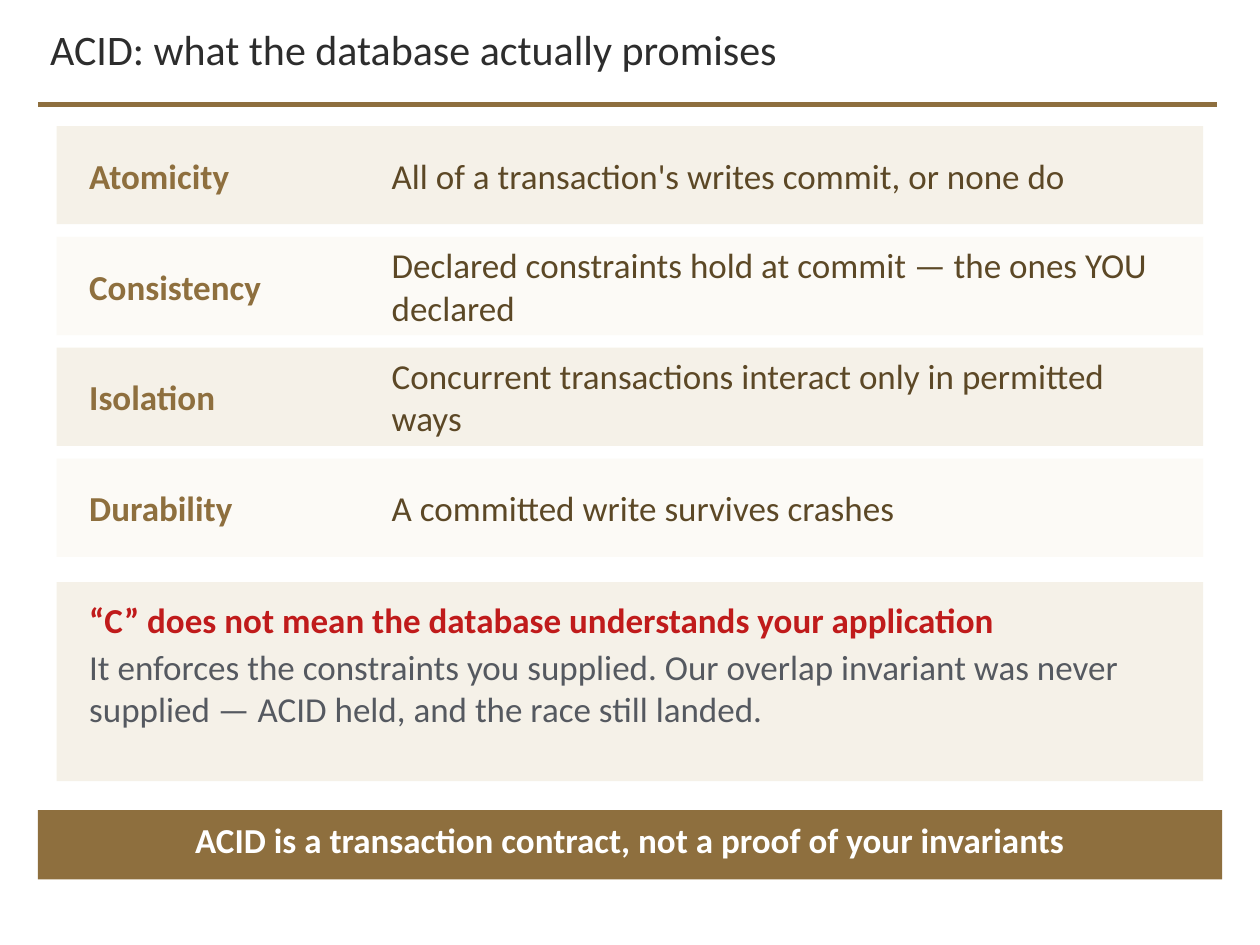
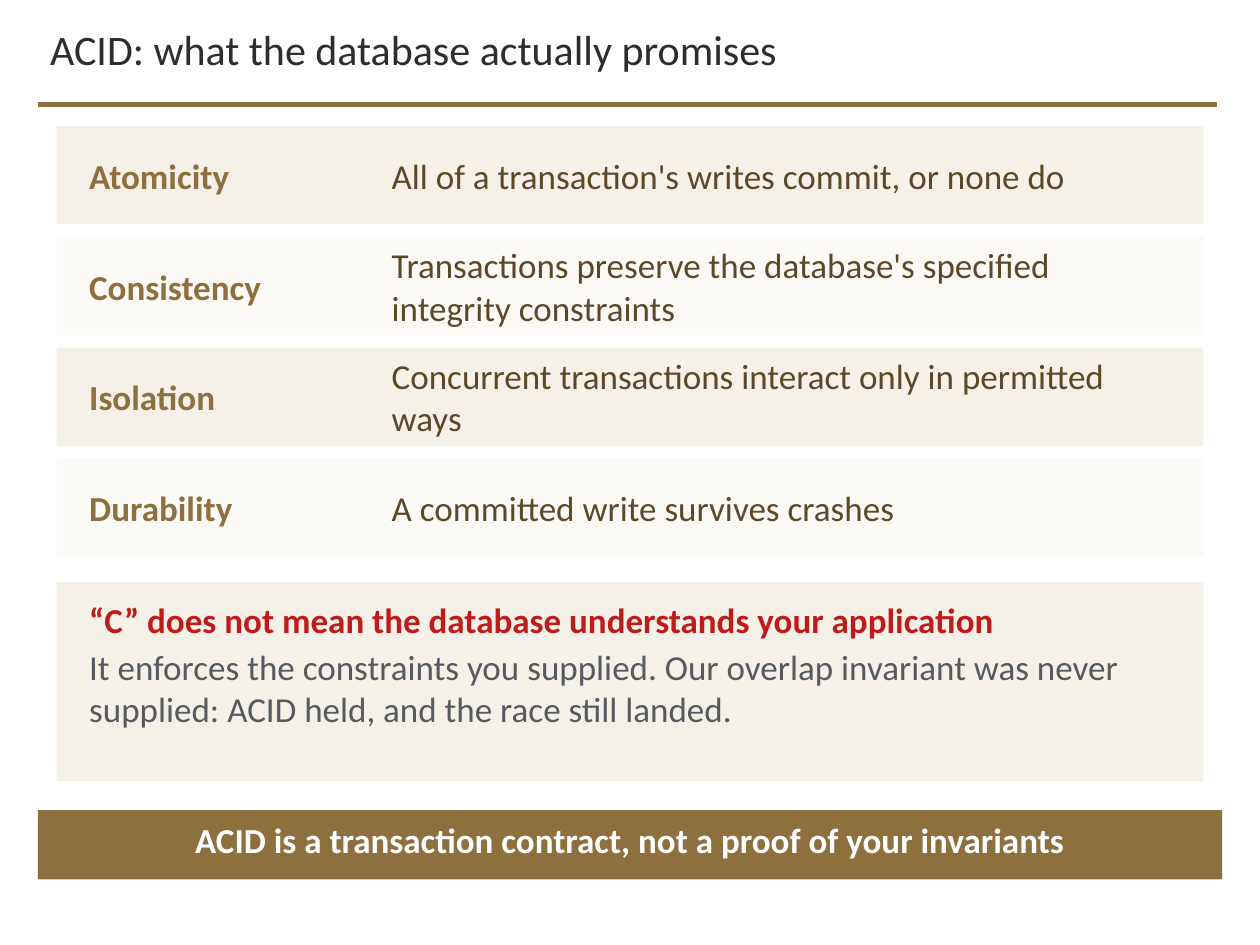
Before and after one commit to davisjam/model-based-agentic-software-engineering, a slide deck: slide 20 of course/lectures/act-3-software-in-the-world/02-compute-environments-and-data-management/3-2-Data-Management.pptx. Drawn at 1260x945 pixels with LibreOffice and Linux fonts; fonts in the diff are those of the drawing; background and template pictures are left out. Boxes give left, top, right and bottom in pixels: in the first picture for what was removed or moved away, otherwise in the second. Text is boxed around its words. In the diff, an @@ line names an element or a change of style, - is before the commit and + after.

```diff
--- a/course/lectures/act-3-software-in-the-world/02-compute-environments-and-data-management/3-2-Data-Management.pptx
+++ b/course/lectures/act-3-software-in-the-world/02-compute-environments-and-data-management/3-2-Data-Management.pptx
@@ text at (x1=392, y1=253, x2=1050, y2=327): text changed @@
-Declared constraints hold at commit — the ones YOU declared
+Transactions preserve the database's specified integrity constraints
@@ text at (x1=89, y1=655, x2=1118, y2=728): text changed @@
-It enforces the constraints you supplied. Our overlap invariant was never supplied — ACID held, and the race still landed.
+It enforces the constraints you supplied. Our overlap invariant was never supplied: ACID held, and the race still landed.
```
Also in this commit, not shown: 11 other slides changed.
